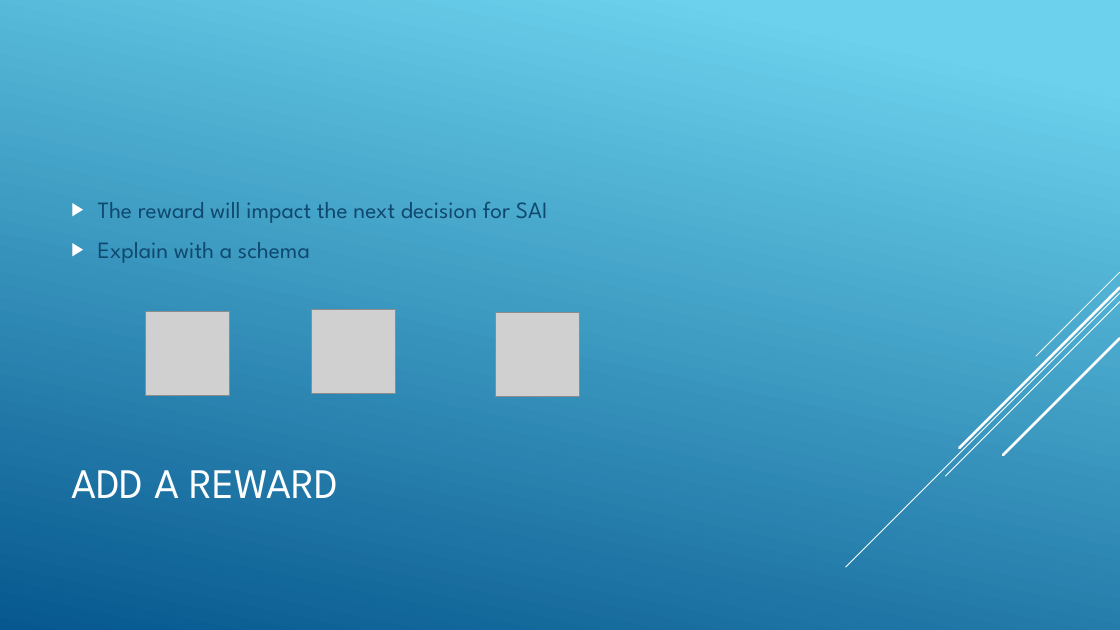
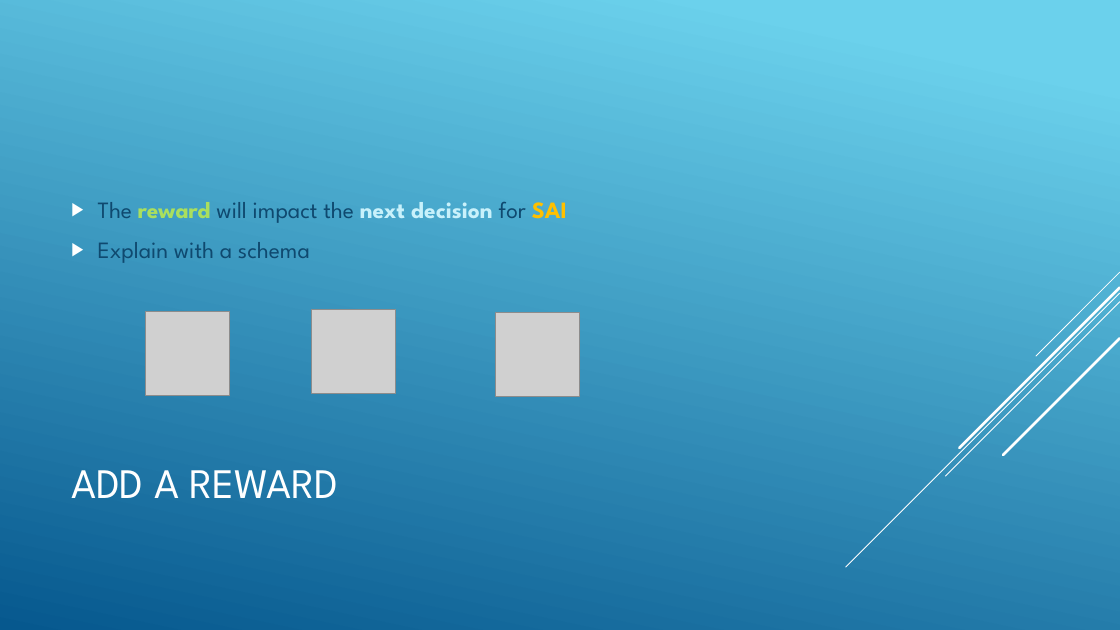
Before and after one commit to jnguyen1192/SIA, a slide deck: slide 9 of SAI_presentation.pptx. Drawn at 1120x630 pixels with LibreOffice and Linux fonts; fonts in the diff are those of the drawing; grey boxes stand for pictures. Boxes give left, top, right and bottom in pixels: in the first picture for what was removed or moved away, otherwise in the second. Text is boxed around its words. In the diff, an @@ line names an element or a change of style, - is before the commit and + after.

Commit message:
#12 Colors added for reward on issues slides

```diff
--- a/SAI_presentation.pptx
+++ b/SAI_presentation.pptx
@@ text at [98,202,567,223]: text colour #0F496F to #AADF5E in "reward"; text colour #0F496F to #C8F1FB in "next decision"; text colour #0F496F to #FFC000 in "SAI"; bold on in "reward next decision SAI" @@
```
